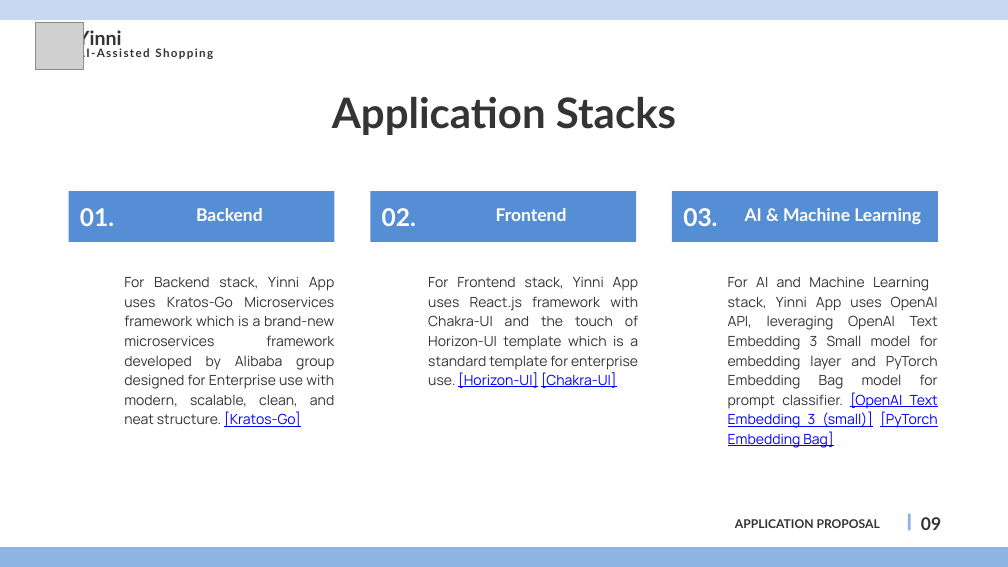
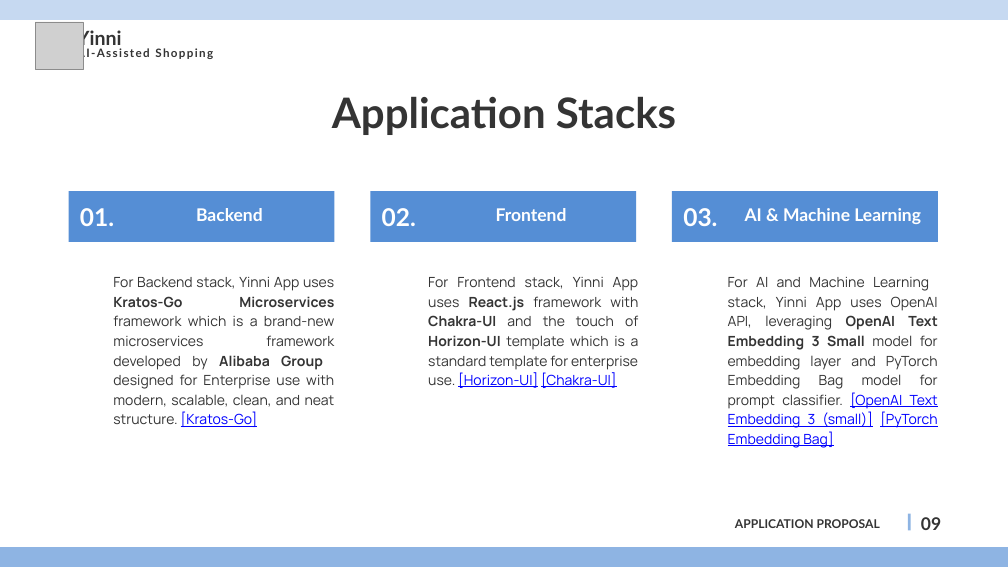
Before and after one commit to azzamt11/yinni_backend, a slide deck: slide 9 of yinni_app_proposal.pptx. Drawn at 1008x567 pixels with LibreOffice and Linux fonts; fonts in the diff are those of the drawing; grey boxes stand for pictures. Boxes give left, top, right and bottom in pixels: in the first picture for what was removed or moved away, otherwise in the second. Text is boxed around its words. In the diff, an @@ line names an element or a change of style, - is before the commit and + after.

```diff
--- a/yinni_app_proposal.pptx
+++ b/yinni_app_proposal.pptx
@@ text at (x1=113, y1=277, x2=335, y2=427): text changed @@
-For Backend stack, Yinni App uses Kratos-Go Microservices framework which is a brand-new microservices framework developed by Alibaba group designed for Enterprise use with modern, scalable, clean, and neat structure. [Kratos-Go]
+For Backend stack, Yinni App uses Kratos-Go Microservices framework which is a brand-new microservices framework developed by Alibaba Group designed for Enterprise use with modern, scalable, clean, and neat structure. [Kratos-Go]
@@ text "For Frontend stack, Yinni App ..." at (x1=428, y1=277, x2=639, y2=388): bold on in "React.js Chakra-UI Horizon-UI" @@
@@ text "For AI and Machine Learning ..." at (x1=728, y1=277, x2=938, y2=448): bold on in "OpenAI Text Embedding 3 Small" @@
```
Also in this commit, not shown: 6 other slides changed, 1 slide added, 2 other files.
